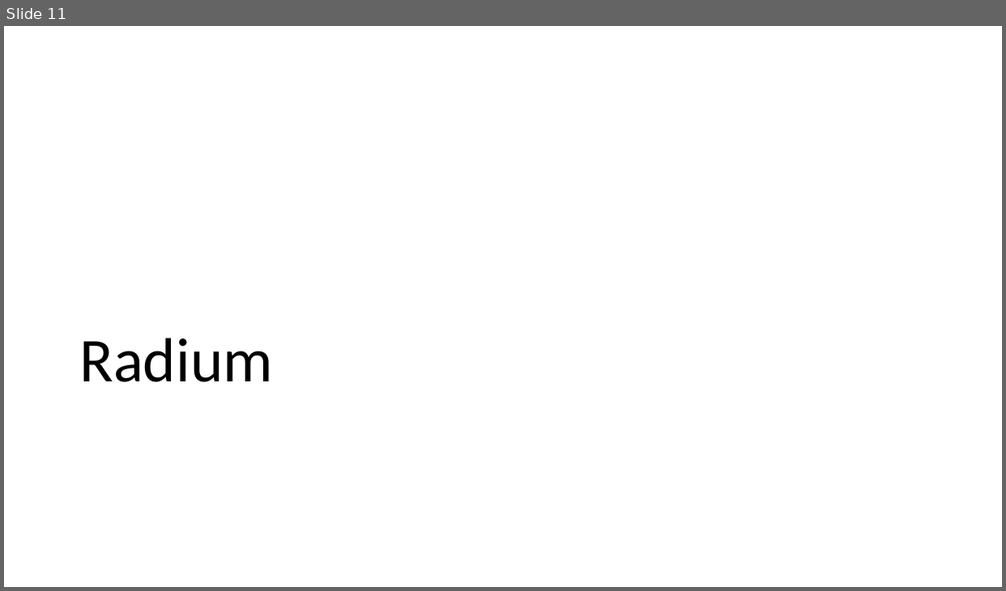
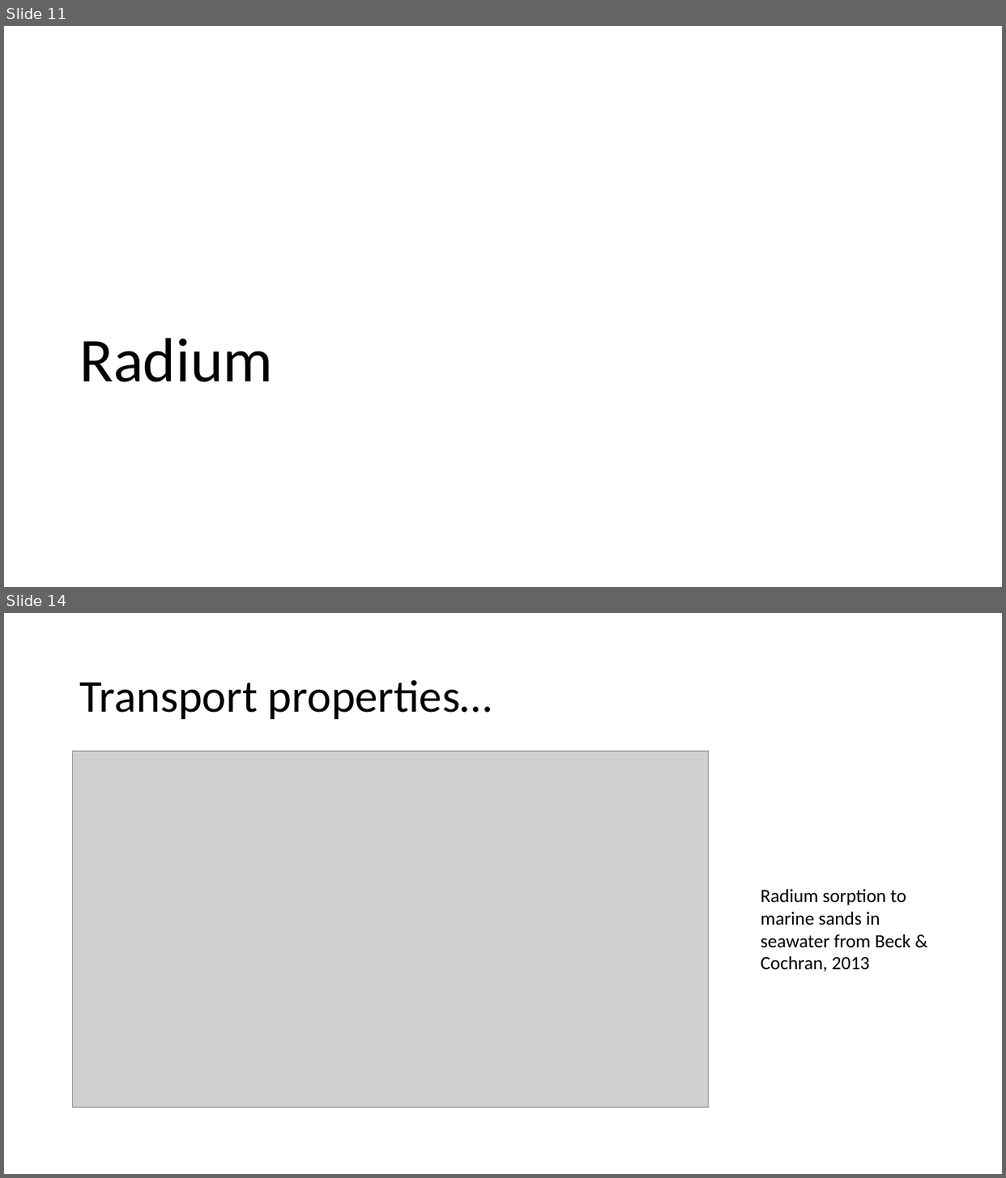
Before and after one commit to machen/Thesis-Proposal, a slide deck: Presentation.pptx. Shown one above the other, each under a label of ours: slide 11 before the commit, slides 11 and 14 after it; the slides between them are not shown. The pictures are 1006x591 and 1006x1178 pixels, drawn with LibreOffice and Linux fonts; fonts in the diff are those of the drawing; grey boxes stand for pictures. Boxes give left, top, right and bottom in pixels: in the first picture for what was removed or moved away, otherwise in the second. Text is boxed around its words. In the diff, an @@ line names an element or a change of style, - is before the commit and + after.

```diff
--- a/Presentation.pptx
+++ b/Presentation.pptx
@@ slide 14 added at <box>4,613,1002,1174</box>, background #FFFFFF @@
@@ title added at <box>80,680,492,719</box>, 44 pt, text #000000 @@
+Transport properties…
@@ picture added at <box>73,752,710,1108</box> @@
@@ text added at <box>761,889,910,972</box>, 18 pt, text #000000 @@
+Radium sorption to marine sands in seawater from Beck & Cochran, 2013
```
Also in this commit, not shown: 10 slides changed, 10 other slides added, 5 slides removed, 10 other files.
